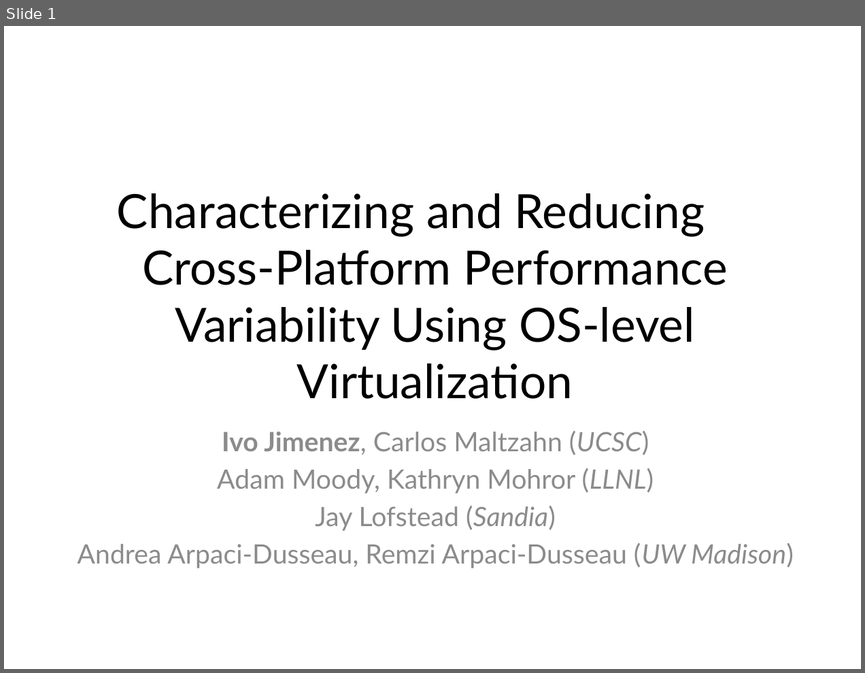
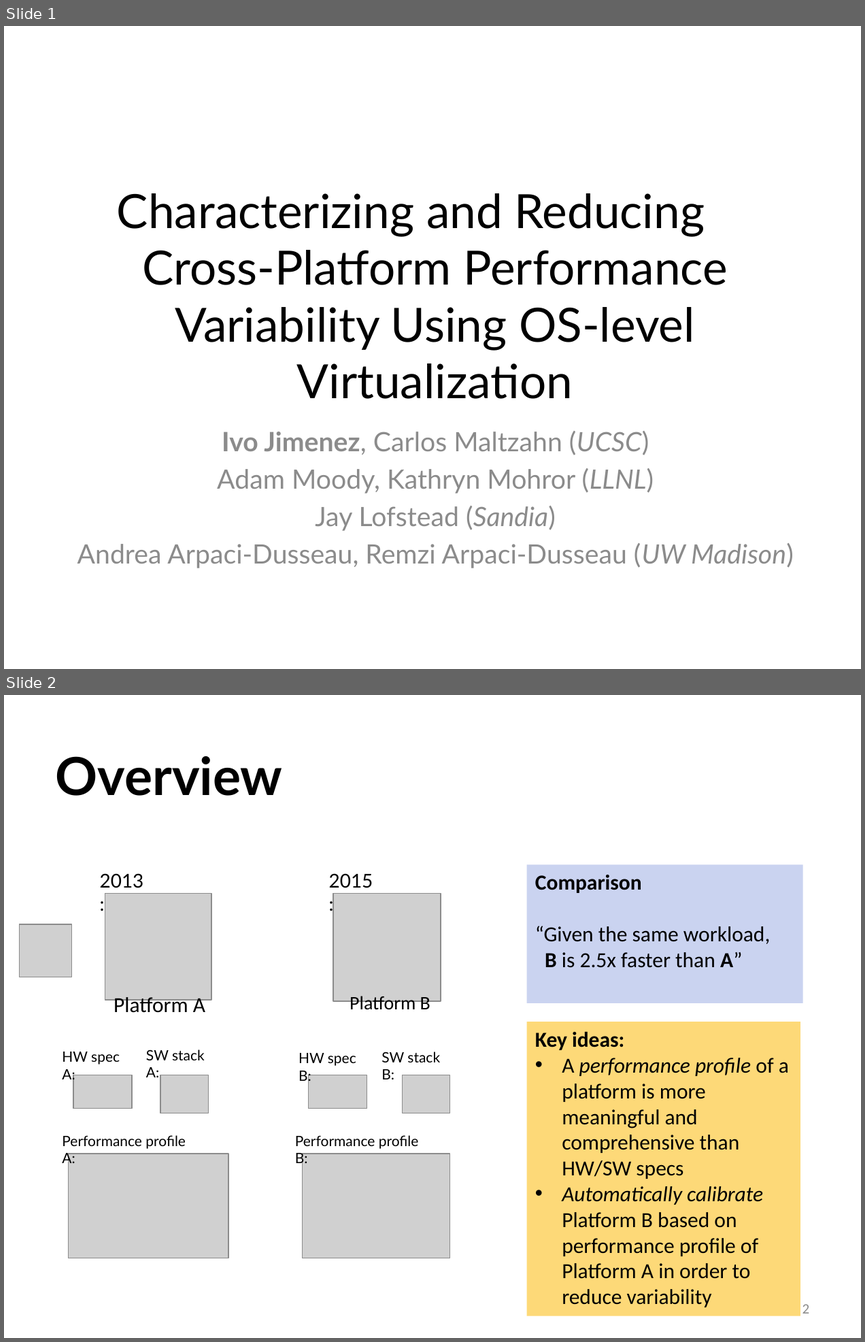
Before and after one commit to ivotron/varsys16, a slide deck: slides.pptx. Shown one above the other, each under a label of ours: slide 1 before the commit, slides 1 and 2 after it. The pictures are 865x673 and 865x1342 pixels, drawn with LibreOffice and Linux fonts; fonts in the diff are those of the drawing; grey boxes stand for pictures. Boxes give left, top, right and bottom in pixels: in the first picture for what was removed or moved away, otherwise in the second. Text is boxed around its words. In the diff, an @@ line names an element or a change of style, - is before the commit and + after.

```diff
--- a/slides.pptx
+++ b/slides.pptx
@@ slide 2 added at [4, 695, 861, 1338], background #FFFFFF @@
@@ title added at [56, 756, 283, 796], 44 pt, text #000000, bold @@
+Overview
@@ text added at [100, 873, 144, 888], 16 pt, text #000000 @@
+2013:
@@ text added at [329, 873, 373, 888], 16 pt, text #000000 @@
+2015:
@@ rectangle added at [527, 864, 802, 1004], fill #CAD3F0, 18 pt, text #000000 @@
+Comparison
+“Given the same workload,
+B is 2.5x faster than A”
@@ picture added at [105, 894, 211, 1000] @@
@@ picture added at [333, 894, 441, 1002] @@
@@ picture added at [20, 925, 72, 977] @@
@@ text added at [113, 997, 205, 1012], 18 pt, text #000000 @@
+Platform A
@@ text added at [349, 996, 430, 1014], 16 pt, text #000000 @@
+Platform B
@@ rectangle added at [527, 1021, 800, 1315], fill #FDD978, 18 pt, text #000000 @@
+Key ideas:
+• A performance profile of a platform is more meaningful and comprehensive than HW/SW specs
+• Automatically calibrate Platform B based on performance profile of Platform A in order to reduce variability
@@ text added at [62, 1051, 120, 1082], 12 pt, text #000000 @@
+HW spec A:
@@ text added at [146, 1049, 205, 1077], 12 pt, text #000000 @@
+SW stack A:
@@ text added at [298, 1053, 356, 1083], 12 pt, text #000000 @@
+HW spec B:
@@ text added at [381, 1051, 440, 1079], 12 pt, text #000000 @@
+SW stack B:
@@ picture added at [73, 1074, 132, 1108] @@
@@ picture added at [161, 1074, 209, 1113] @@
@@ picture added at [308, 1074, 366, 1108] @@
@@ picture added at [402, 1074, 450, 1113] @@
@@ text added at [62, 1135, 186, 1166], 12 pt, text #000000 @@
+Performance profile A:
@@ text added at [295, 1135, 419, 1166], 12 pt, text #000000 @@
+Performance profile B:
@@ picture added at [68, 1153, 228, 1258] @@
@@ picture added at [302, 1153, 449, 1258] @@
@@ page number added at [802, 1304, 810, 1313], 12 pt, text #8C8C8C @@
+2
```
Also in this commit, not shown: 19 slides changed, 2 other slides added, 3 slides removed.
